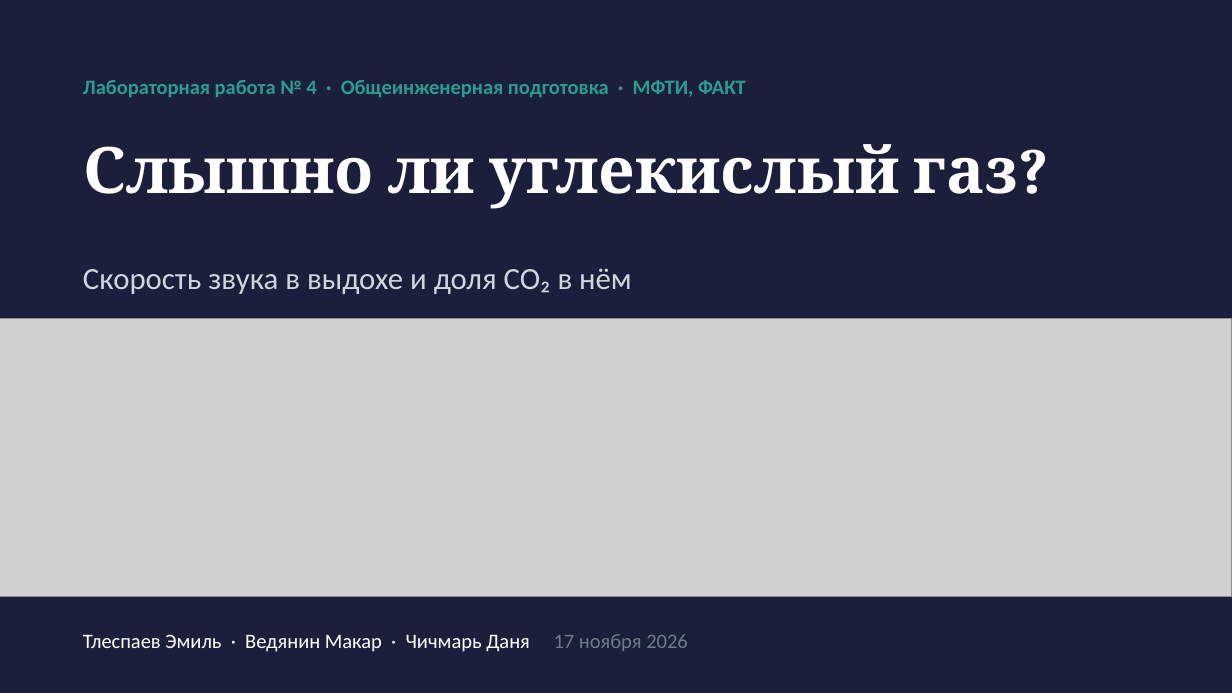
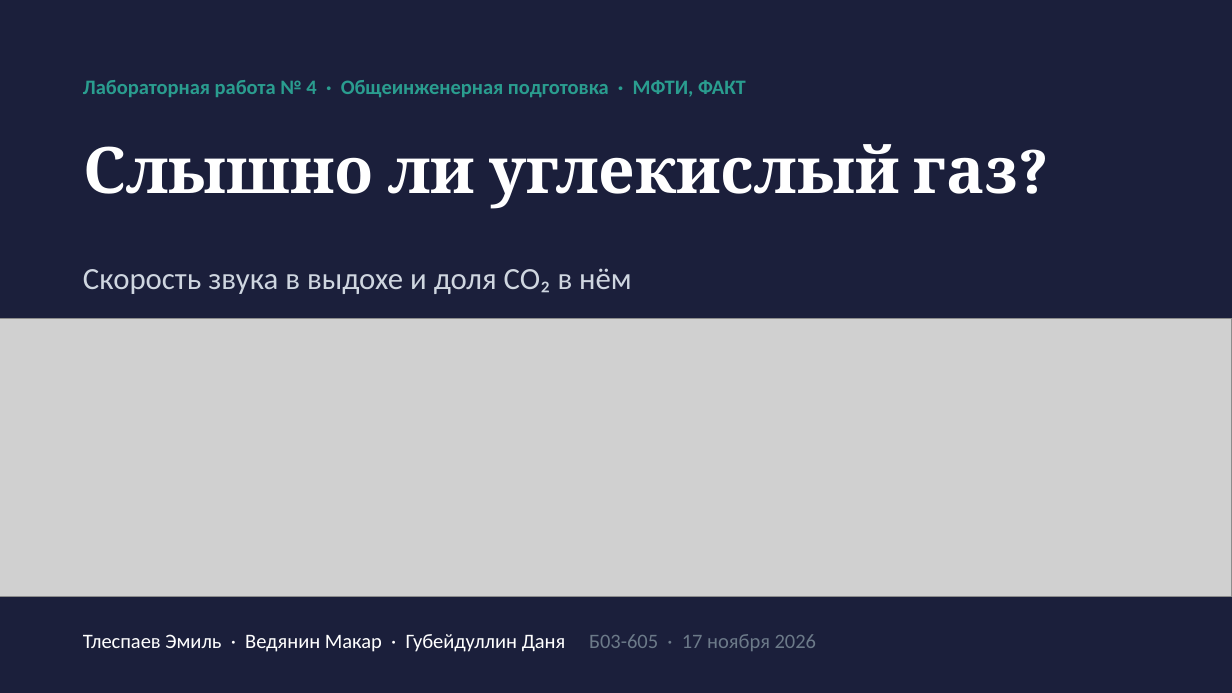
Before and after one commit to Zemiiil/sound-velocity, a slide deck: slide 1 of sound/report/sound-presentation.pptx. Drawn at 1232x693 pixels with LibreOffice and Linux fonts; fonts in the diff are those of the drawing; grey boxes stand for pictures. Boxes give left, top, right and bottom in pixels: in the first picture for what was removed or moved away, otherwise in the second. Text is boxed around its words. In the diff, an @@ line names an element or a change of style, - is before the commit and + after.

```diff
--- a/sound/report/sound-presentation.pptx
+++ b/sound/report/sound-presentation.pptx
@@ text at [83, 634, 816, 652]: text changed @@
-Тлеспаев Эмиль · Ведянин Макар · Чичмарь Даня 17 ноября 2026
+Тлеспаев Эмиль · Ведянин Макар · Губейдуллин Даня Б03-605 · 17 ноября 2026
```
Also in this commit, not shown: 2 other slides changed, 1 slide added, 7 other files.
